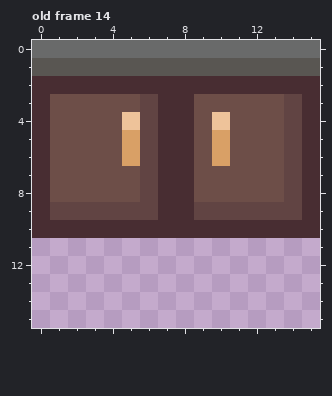
Pixel-art file -- art/tilemap.aseprite. The picture above is the old version.
16x16 pixels, 30 frames. Colours within 5 levels of each other are drawn and written as one. Shown: old frame 14. The commit also changed other frames, which this record leaves out.
And afterwards:
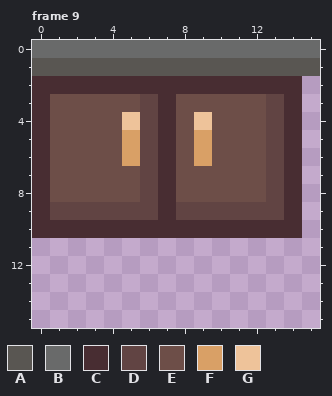
Palette (. is transparent): A #595652  B #696a6a  C #482d32  D #614443  E #6d4e48  F #d9a066  G #eec39a
A new or re-ordered frame is compared with the old frame closest to it.
What changed:
frames re-ordered
Changed rows in their new state; - is an unchanged pixel.
Frame 9 against old frame 14:
first column x 8:
 2 -------.
 3 E----DC.
 4 EGE--DC.
 5 EFE--DC.
 6 EFE--DC.
 7 E----DC.
 8 E----DC.
 9 D-----C.
10 -------.
Where, in picture pixels (left, top, right, bottom), the same in both pictures:
changed: (176, 76, 320, 238)
